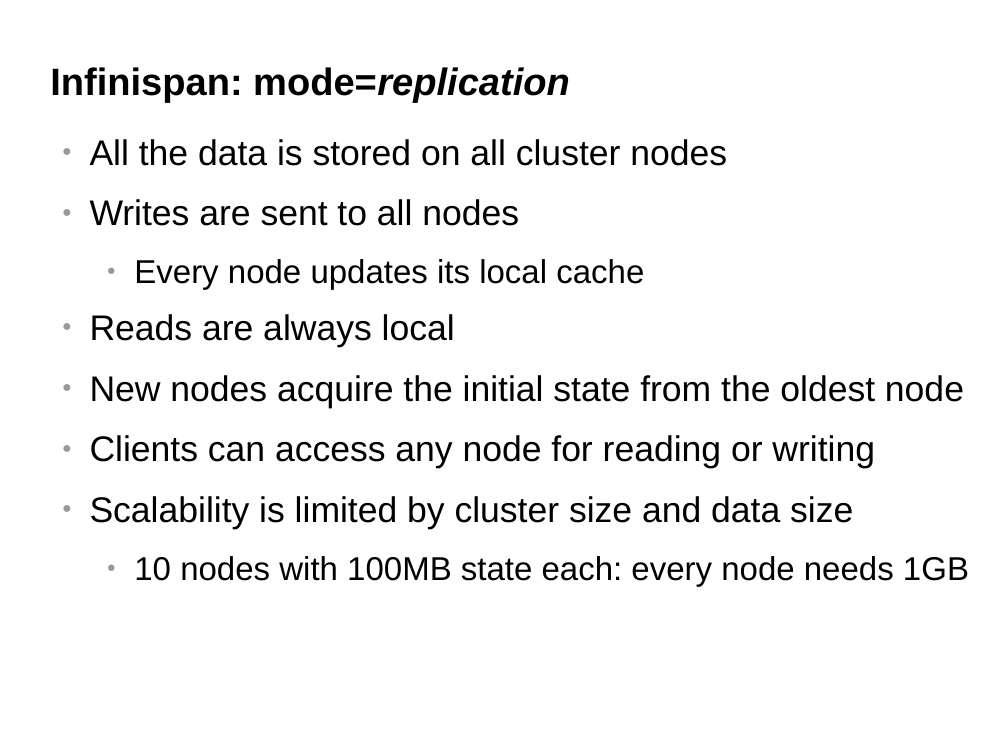
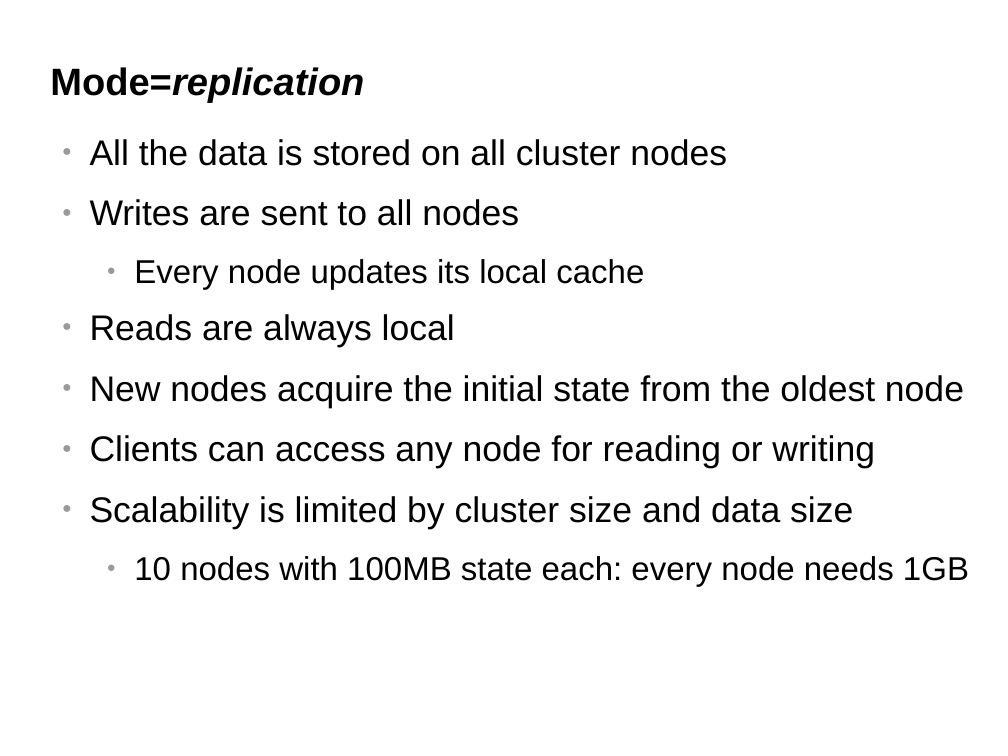
Before and after one commit to belaban/SessionPerf, a slide deck: slide 6 of docs/jbw2012.odp. Drawn at 1008x756 pixels with LibreOffice and Linux fonts; fonts in the diff are those of the drawing; background and template pictures are left out. Boxes give left, top, right and bottom in pixels: in the first picture for what was removed or moved away, otherwise in the second. Text is boxed around its words. In the diff, an @@ line names an element or a change of style, - is before the commit and + after.

```diff
--- a/docs/jbw2012.odp
+++ b/docs/jbw2012.odp
@@ title at (50, 67, 364, 103): text changed; italic on @@
-Infinispan: mode=replication
+Mode=replication
```
Also in this commit, not shown: 6 other slides changed.
